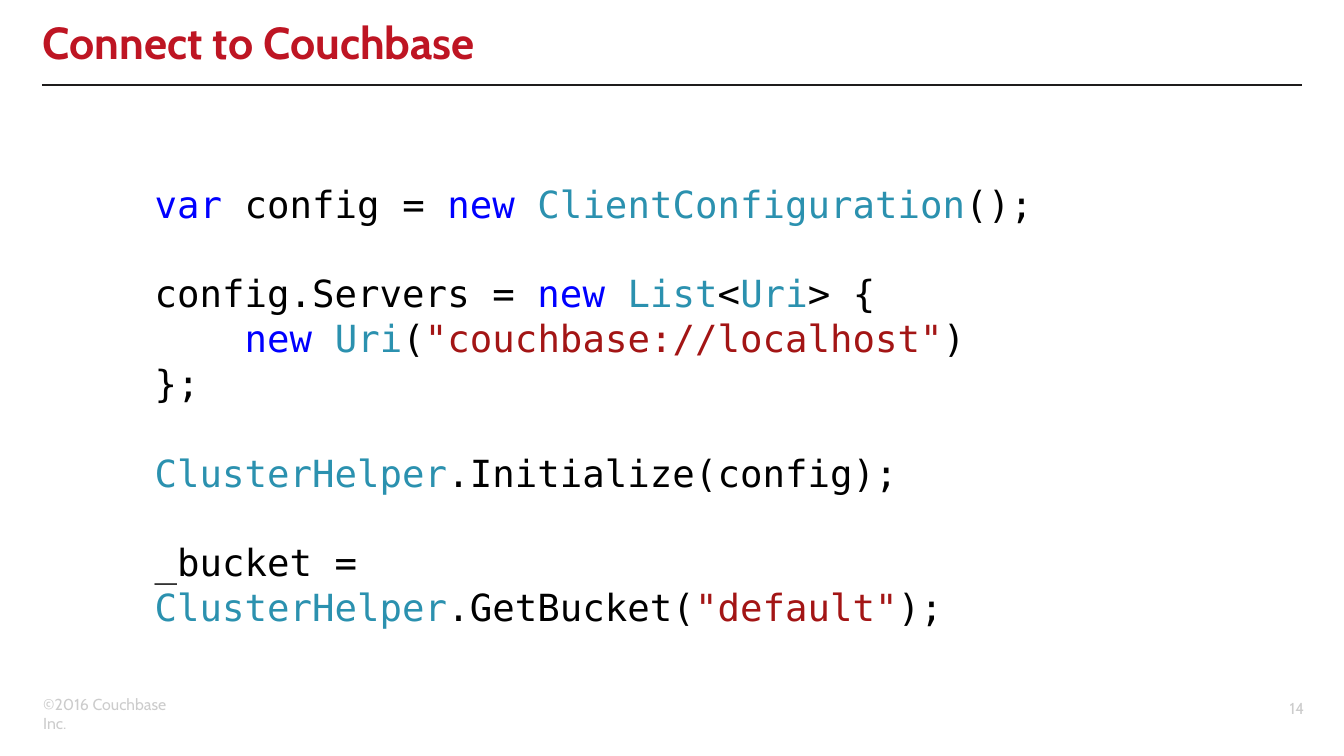
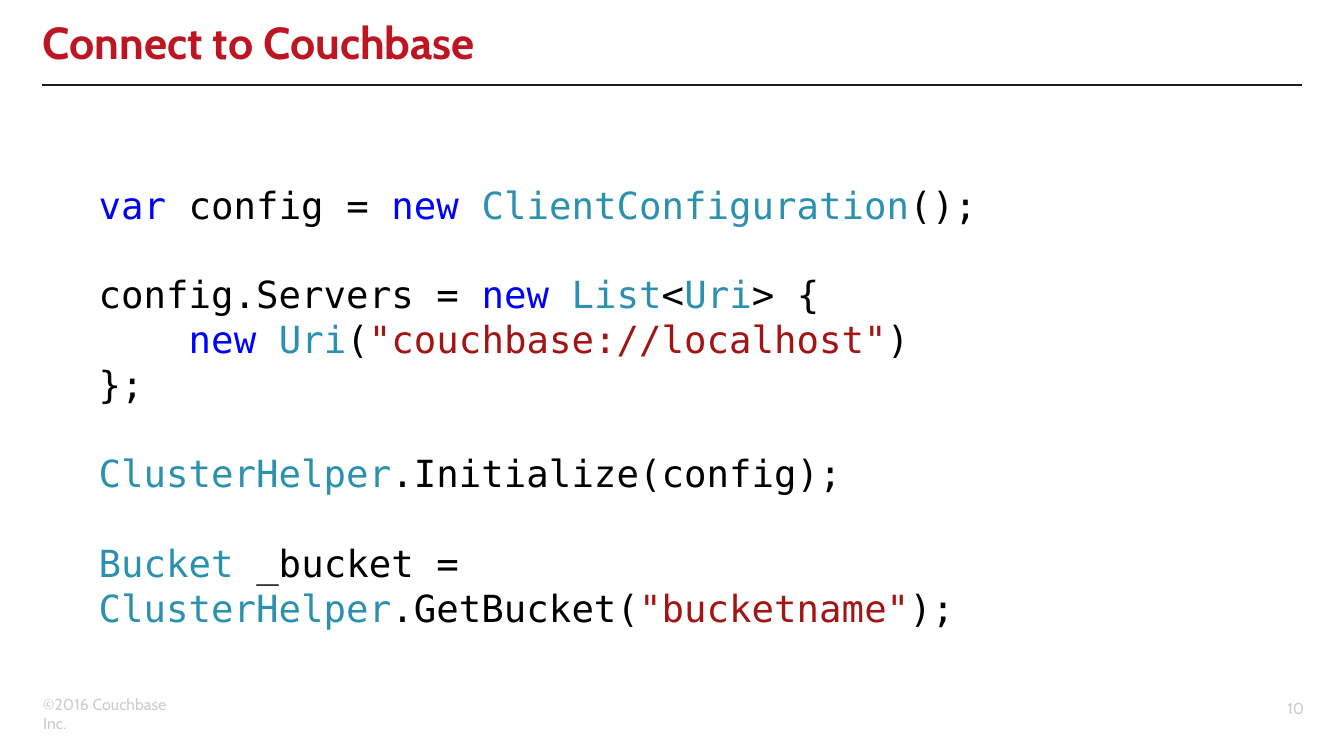
Before and after one commit to couchbaselabs/aspnet-nosql-workshop, a slide deck: slide 10 of 02/02.pptx (slide 14 before the commit). Drawn at 1344x756 pixels with LibreOffice and Linux fonts; fonts in the diff are those of the drawing; background and template pictures are left out. Boxes give left, top, right and bottom in pixels: in the first picture for what was removed or moved away, otherwise in the second. Text is boxed around its words. In the diff, an @@ line names an element or a change of style, - is before the commit and + after.

```diff
--- a/02/02.pptx
+++ b/02/02.pptx
@@ text "var config = new ClientConfiguration();": place and size @@
-text "var config = new ClientConfiguration();" at [155, 189, 1032, 629]
+text "var config = new ClientConfiguration();" at [99, 190, 977, 630]
@@ text at [99, 548, 955, 630]: text changed @@
-_bucket = ClusterHelper.GetBucket("default");
+Bucket _bucket = ClusterHelper.GetBucket("bucketname");
@@ page number at [1287, 703, 1304, 714]: text changed @@
-14
+10
```
Also in this commit, not shown: 5 other slides changed, 4 slides added, 6 slides removed.
